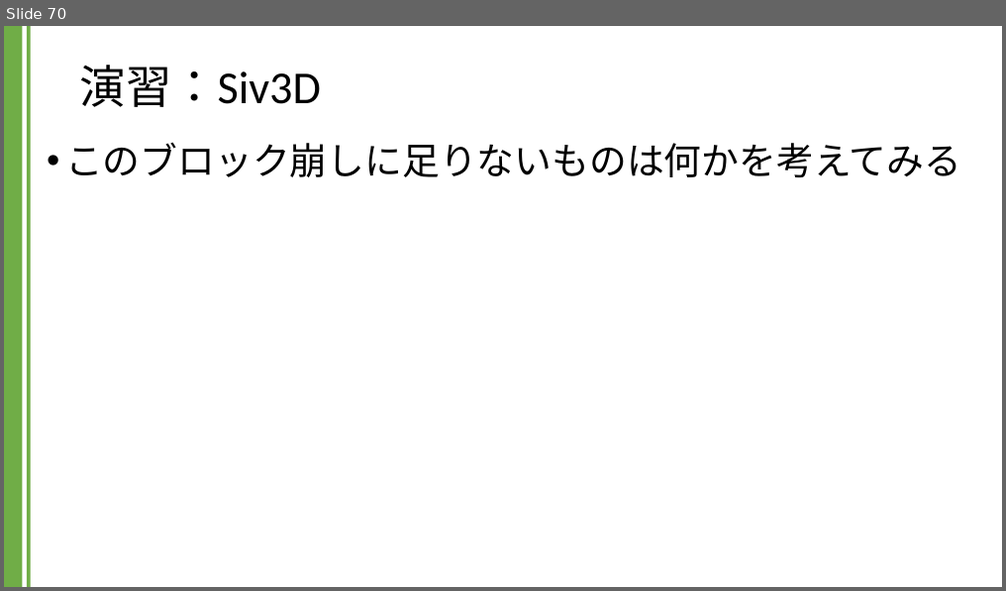
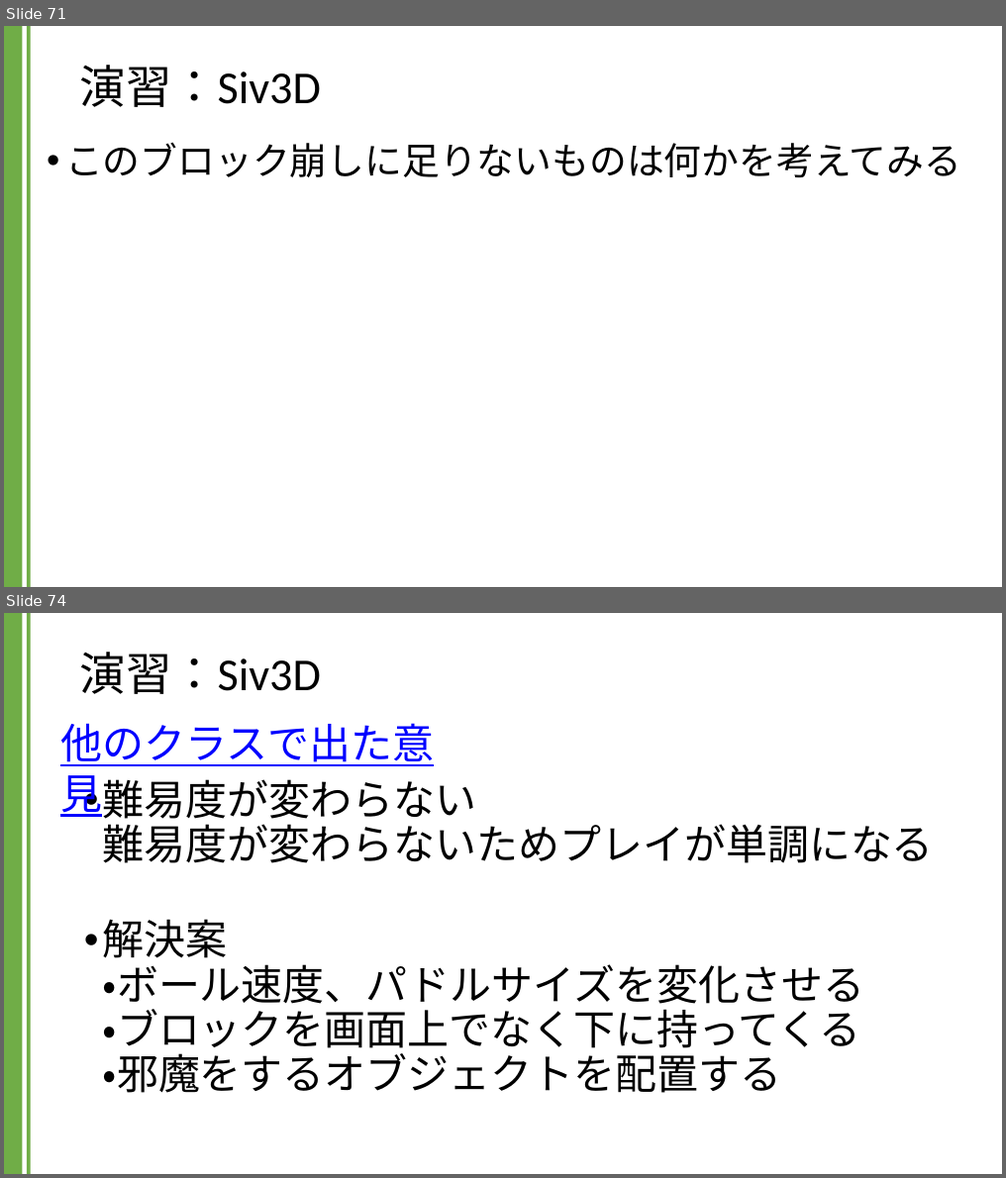
Before and after one commit to kic-murata/cpp2024, a slide deck: 授業資料/演習課題：Siv3D.pptx. Shown one above the other, each under a label of ours: slide 70 before the commit, slides 71 and 74 after it; the slides between them are not shown. The pictures are 1006x591 and 1006x1178 pixels, drawn with LibreOffice and Linux fonts; fonts in the diff are those of the drawing; background and template pictures are left out. Boxes give left, top, right and bottom in pixels: in the first picture for what was removed or moved away, otherwise in the second. Text is boxed around its words. In the diff, an @@ line names an element or a change of style, - is before the commit and + after.

```diff
--- a/授業資料/演習課題：Siv3D.pptx
+++ b/授業資料/演習課題：Siv3D.pptx
@@ slide 74 added at [4,613,1002,1174], background #FFFFFF; not listed: 2 template elements that a slide beside it also shows @@
@@ title added at [80,652,321,694], 44 pt, text #000000 @@
+演習：Siv3D
@@ text added at [60,723,434,766], 40 pt, text #0000FF, underline @@
+他のクラスで出た意見
@@ text added at [103,779,934,1093], 40 pt, text #000000 @@
+  • 難易度が変わらない
+    難易度が変わらないためプレイが単調になる
+  • 解決案
+    ・ボール速度、パドルサイズを変化させる
+    ・ブロックを画面上でなく下に持ってくる
+    ・邪魔をするオブジェクトを配置する
@@ what was slide 70 is now slide 71 @@
```
Also in this commit, not shown: 7 slides changed, 11 other slides added.
